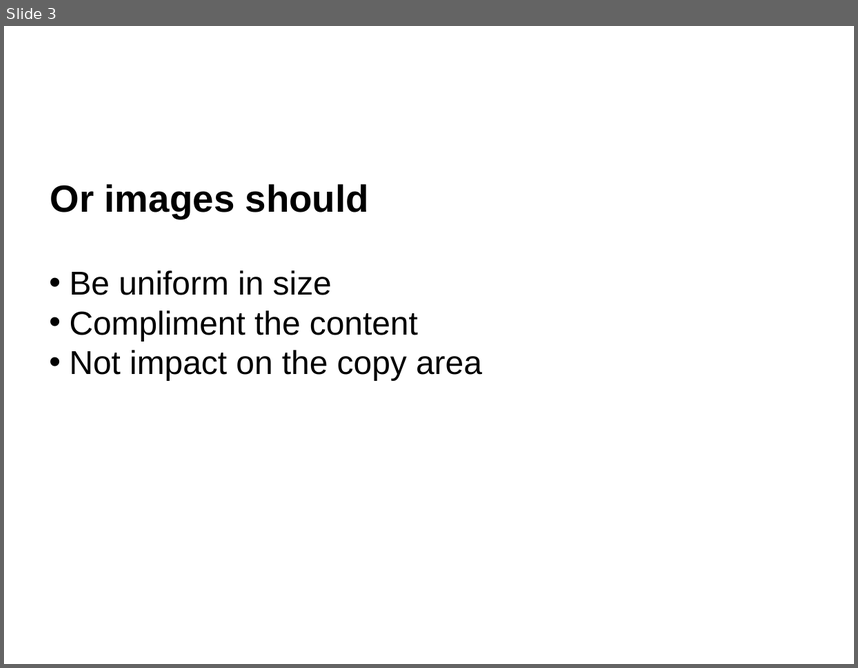
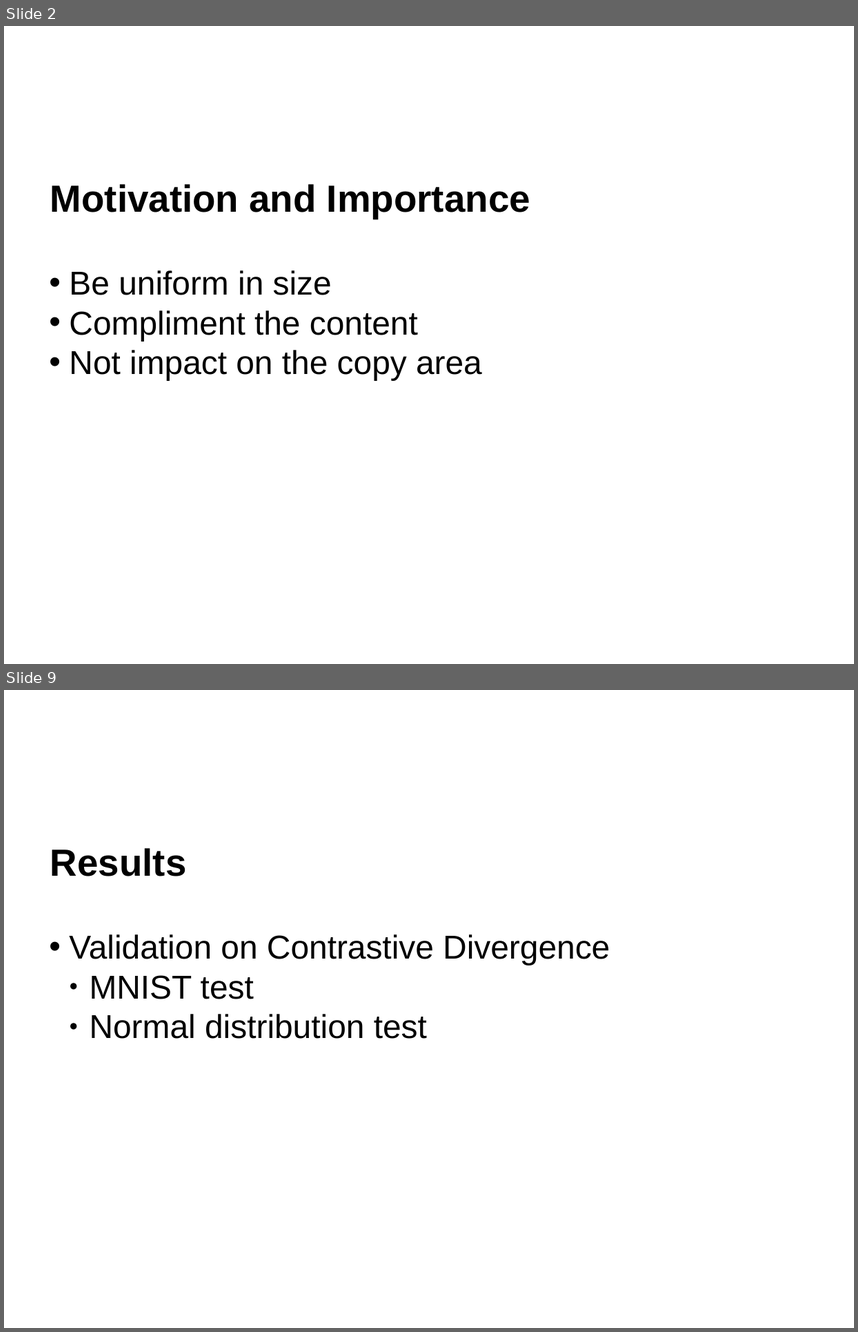
Before and after one commit to qian-liu/2nd_year_short_report, a slide deck: 2nd_year_int.pptx. Shown one above the other, each under a label of ours: slide 3 before the commit, slides 2 and 9 after it; the slides between them are not shown. The pictures are 858x668 and 858x1332 pixels, drawn with LibreOffice and Linux fonts; fonts in the diff are those of the drawing; background and template pictures are left out. Boxes give left, top, right and bottom in pixels: in the first picture for what was removed or moved away, otherwise in the second. Text is boxed around its words. In the diff, an @@ line names an element or a change of style, - is before the commit and + after.

```diff
--- a/2nd_year_int.pptx
+++ b/2nd_year_int.pptx
@@ slide 9 added at (4,690,854,1328), background #FFFFFF @@
@@ text added at (50,848,187,876), 32 pt, text #000000, bold @@
+Results
@@ text added at (69,934,610,1038), 28 pt, text #000000 @@
+• Validation on Contrastive Divergence
+  ● MNIST test
+  ● Normal distribution test
@@ what was slide 3 is now slide 2 @@
@@ slide 2 changed as well @@
@@ text at (50,184,530,219): text changed @@
-Or images should
+Motivation and Importance
```
Also in this commit, not shown: 1 other slide changed, 8 other slides added, 2 slides removed, 41 other files.
